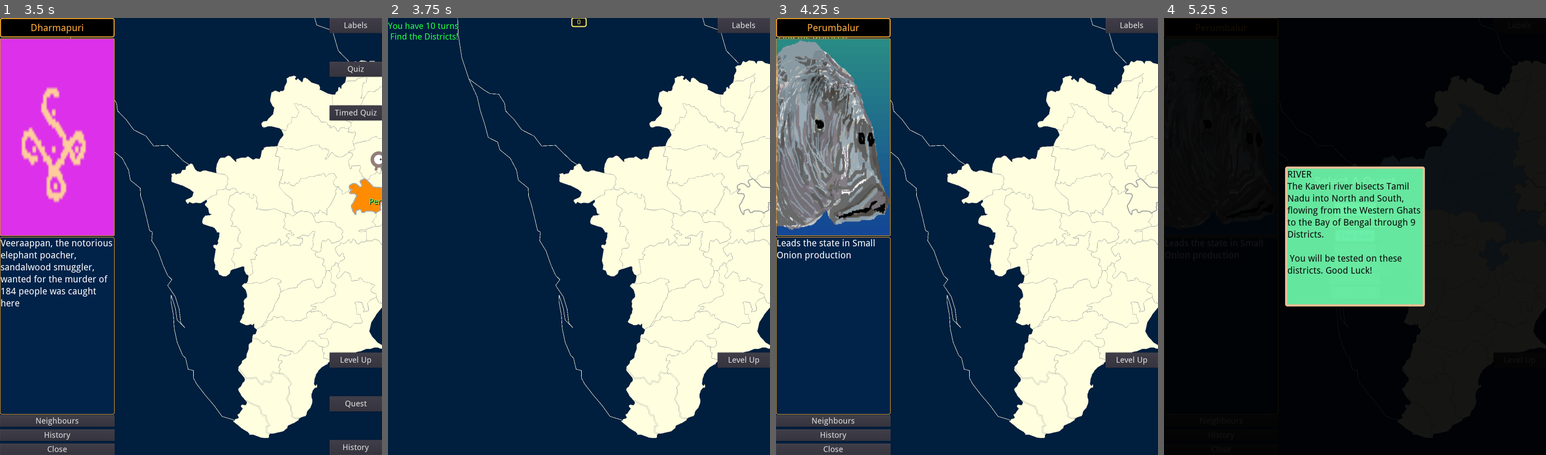
Above: before the commit, frames 1-4 (left to right).
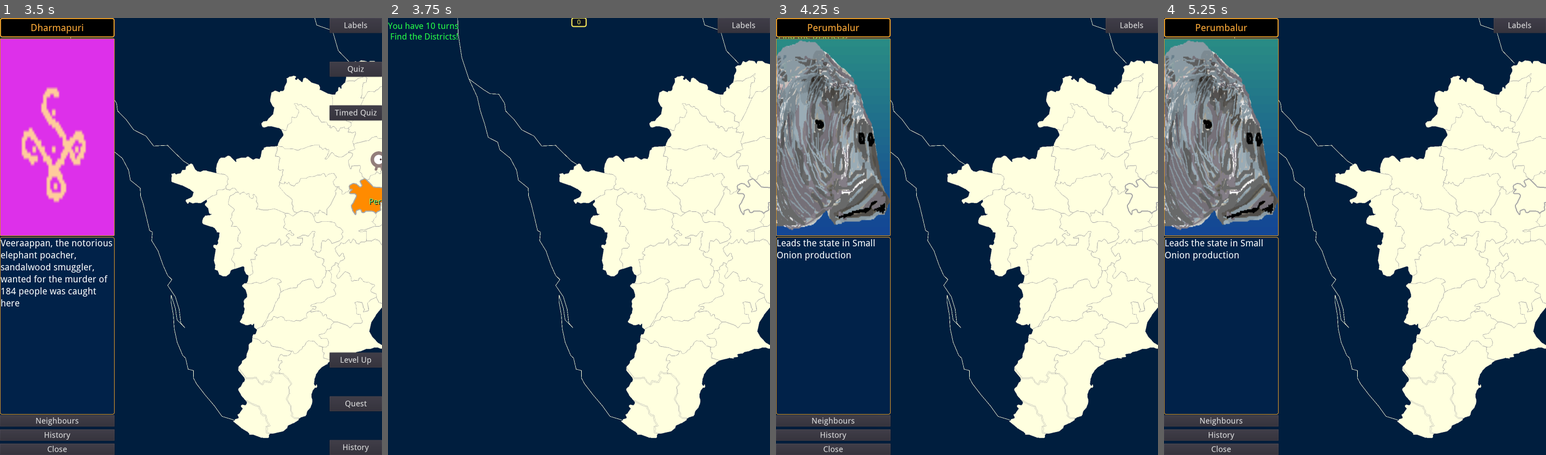
Above: after the commit, the same moments.

Repository: sharun-s/godot-tn
Game: Godot game, scene res://Node2D.tscn
The game is run twice, just before and just after one commit, with the same random seed, the same clock (stepped at 60 frames per second) and the same inputs.
Inputs (mouse positions are in pixels of both pictures, inside the frame that each line leads up to):
- Up to frame 1 (3.5 s): tap Enter at 0.5 s; drag from (370, 188) to (187, 52) at 0.52 s; drag from (202, 188) to (225, 105) at 1.27 s; move the mouse to (366, 149) at 2.02 s; hold Right (ui_right) 2.03-2.75 s; tap Backspace at 2.1 s; click (366, 149) at 2.17 s; drag from (278, 105) to (370, 188) at 2.77 s
- Up to frame 2 (3.75 s): click "Quiz" at 3.5 s
- Up to frame 3 (4.25 s): no input
- Up to frame 4 (5.25 s): click (1519, 358) at 4.25 s, where only the run before the commit has a clickable "Level Up"; click (1355, 210) at 5 s, where only the run before the commit has a clickable "The River"

Frame 1 is identical in both runs. In frame 2, 0.5% of the frame differs, in the area x 86-100%, y 76-80%; in frame 3, 0.5%; in frame 4, 99%, in the area x 0-100%, y 0-100%.

Commit message:
in multiquest mode if quest is done and successful update menu to show its completed Current filler done with a tick icon next to button minor ui bug fixes

Diff:
--- /dev/null
+++ b/Check.svg
@@ -0,0 +1 @@
+<svg height="16" viewBox="0 0 16 16" width="16" xmlns="http://www.w3.org/2000/svg"><path d="m2 1044.4 4 4 8-8" fill="none" stroke="#45ff8b" stroke-linecap="round" stroke-linejoin="round" stroke-width="2" transform="translate(0 -1036.4)"/></svg>
--- a/InfoCenter.gd
+++ b/InfoCenter.gd
@@ -248,7 +248,8 @@
 			emit_signal("off_track",district)
 		if attempts==0 or targets.size()==0:
 			$VBoxContainer2/MarginContainer/clue.hide()
-			emit_signal('quest_over',AttemptsAllowed-attempts, NumberOfTargets - targets.size()) # send clues solved
+			# this updates state in main TN node and in Qmenu Node. Qmenu will change quest buttons state on quest success
+			emit_signal('quest_over',AttemptsAllowed-attempts, NumberOfTargets - targets.size(), targets.size()==0)
 			attempts=AttemptsAllowed
 			targets.clear()
 	else:
--- a/Node2D.tscn
+++ b/Node2D.tscn
@@ -223,6 +223,7 @@
 [connection signal="off_track" from="HUD/Grid" to="." method="_off_track"]
 [connection signal="on_track" from="HUD/Grid" to="." method="_on_Grid_on_track"]
 [connection signal="quest_over" from="HUD/Grid" to="." method="_on_quest_over"]
+[connection signal="quest_over" from="HUD/Grid" to="HUD/QMenu" method="_quest_over"]
 [connection signal="show_neighbours" from="HUD/Grid" to="." method="_on_Grid_show_neighbours"]
 [connection signal="selected" from="HUD/QMenu" to="." method="quest_selected"]
 [connection signal="timeout" from="QuizTimer" to="." method="_on_QuizTimer_timeout"]
--- a/QuestMenu.gd
+++ b/QuestMenu.gd
@@ -1,31 +1,53 @@
 extends PanelContainer
 signal selected
+var chk=preload("res://Check.svg")
 
 func _ready():
 	$MarginContainer/VBoxContainer/River.connect('pressed', self, 'on_quest_select',["river"])
 	$MarginContainer/VBoxContainer/Sea.connect('pressed', self, 'on_quest_select',["sea"])
-	$MarginContainer/VBoxContainer/Mountain.connect('pressed', self, 'on_quest_select',["mountains"])
+	$MarginContainer/VBoxContainer/Mountains.connect('pressed', self, 'on_quest_select',["mountains"])
 	#$MarginContainer/VBoxContainer/Food.connect('pressed', self, 'on_quest_select',["food"])
 	#$MarginContainer/VBoxContainer/People.connect('pressed', self, 'on_quest_select',["people"])
 	#$MarginContainer/VBoxContainer/Culture.connect('pressed', self, 'on_quest_select',["culture"])
 
-var q={river={
+var q={
+	river={
 		text="The Kaveri river bisects Tamil Nadu into North and South, flowing from the Western Ghats to the Bay of Bengal through 9 Districts.",
 		districts=["Dharmapuri", "Salem", "Erode", "Namakkal","Tiruchirapalli",
-		"Thanjavur", "Nagapattinam","Tiruvarur","Mayiladithurai"]},
-		sea={text="The coast line of Tamil Nadu is 1076 km long covering 14 districts with 15 major ports",
+		"Thanjavur", "Nagapattinam","Tiruvarur","Mayiladithurai"],
+		done=false
+		},
+	sea={
+		text="The coast line of Tamil Nadu is 1076 km long covering 14 districts with 15 major ports",
 		districts=["Tiruvallur","Chennai","Chengalpattu","Vilippuram",
 		"Cuddalore","Mayiladithurai","Nagapattinam","Tiruvarur",
-		"Thanjavur","Pudukotai","Ramanathapuram","Thoothukudi","Tirunelveli","Kanyakumari"]},
-		mountains={text="The Western Ghats run along 9 districts on the Kerala Border. While the Eastern Ghats are found in 3 northern districts.",districts=[
+		"Thanjavur","Pudukotai","Ramanathapuram","Thoothukudi","Tirunelveli","Kanyakumari"],
+		done=false
+		},
+	mountains={text="The Western Ghats run along 9 districts on the Kerala Border. While the Eastern Ghats are found in 3 northern districts.",districts=[
 			"Nilgiris", "Coimbatore", "Tiruppur", "Theni",
 		"Erode","Dindigul","Tenkasi","Tirunelveli",
-		"Kanyakumari", "Vellore","Tiruvannamalai","Tirupathur"]},
+		"Kanyakumari", "Vellore","Tiruvannamalai","Tirupathur"],
+		done=false
+		},
+	food={},
+	people={},
+	culture={}
 	}
-
+var current=''
 func on_quest_select(qname):
+	current=qname
 	$PopupPanel/Label.text=str(qname).to_upper()+"\n"+q[qname].text+"\n\n You will be tested on these districts. Good Luck!"
 	$PopupPanel.popup_centered()
 	randomize()
 	q[qname].districts.shuffle()
 	emit_signal('selected',q[qname].districts)
+
+func _quest_over(turnstaken, cluessolved, success):
+	if success:
+		q[current].done=true
+	var btn:Button=$MarginContainer/VBoxContainer.get_node_or_null(current.capitalize())
+	btn.icon=chk
+	btn.disabled=true
+
+	current=''
--- a/QuestMenu.tscn
+++ b/QuestMenu.tscn
@@ -106,14 +106,14 @@
 custom_colors/font_color = Color( 0.0705882, 0.215686, 0.878431, 1 )
 text = "The River"
 
-[node name="Mountain" type="Button" parent="MarginContainer/VBoxContainer"]
+[node name="Mountains" type="Button" parent="MarginContainer/VBoxContainer"]
 margin_left = 488.0
 margin_top = 878.0
 margin_right = 712.0
 margin_bottom = 916.0
 size_flags_horizontal = 4
-custom_styles/pressed = SubResource( 8 )
-custom_styles/normal = SubResource( 9 )
+custom_styles/pressed = SubResource( 5 )
+custom_styles/normal = SubResource( 6 )
 custom_fonts/font = SubResource( 4 )
 custom_colors/font_color = Color( 0, 0, 0, 1 )
 custom_colors/font_color_pressed = Color( 0.631373, 0.52549, 0.203922, 1 )
--- a/TN.gd
+++ b/TN.gd
@@ -555,6 +555,7 @@
 	$HUD/Timed.show()
 	$HUD/Learn.show()
 	$HUD/Quest.show()
+	$HUD/Quest2.show()
 	#$Camera2D.position=get_node('Karur').position
 	#show_compass()
 	$Gopal.show()
@@ -596,6 +597,7 @@
 	attempts=0
 	$Gopal.hide()
 	$HUD/Quiz.hide()
+	$HUD/Quest2.hide()
 	$HUD/Timed.hide()
 	$HUD/Quest.hide()
 	$HUD/Learn.hide()
@@ -913,6 +915,7 @@
 	disableui()
 	$HUD/Grid/VBoxContainer2/MarginContainer/Neighbours.visible=false
 	$HUD/Grid/VBoxContainer2/MarginContainer/history.visible=false
+	$HUD/Grid/VBoxContainer2/MarginContainer/Back.visible=false
 	$HUD/Score.visible=true
 	$HUD/Score.text='Check the InfoBox for Instructions\n'
 	game_in_progress=3
@@ -932,30 +935,36 @@
 #when player node moves into area
 func showinfo(district):
 	if game_in_progress==3:
-		$HUD/Score.visible=true
-		$HUD/Grid.reload(district, neighbours(district), get_history(district), 1)
+		$HUD/Score.visible=false
+		$HUD/Grid.reload(district, '', '', 1)
 	else:
+		# non quest just show info without clue
 		$HUD/Score.visible=false
-		$HUD/Grid.reload(district, neighbours(district), get_history(district), 2) # non quest just show info without clue
-
-func _on_quest_over(turnstaken, cluessolved):
+		$HUD/Grid.reload(district, neighbours(district), get_history(district), 2)
+
+func _on_quest_over(turnstaken, cluessolved, success):
+	print('quest success',success)
 	$HUD/Grid/VBoxContainer2/MarginContainer/Neighbours.visible=true
 	$HUD/Grid/VBoxContainer2/MarginContainer/history.visible=true
+	$HUD/Grid/VBoxContainer2/MarginContainer/Back.visible=true
 	$HUD/Grid.hide()
 	#disappear()
 	$HUD/Score.visible=false
-	timed_msg("[pulse color=#22dd44 height=-15 freq=5]You took "+str(turnstaken)+" turns\nAnd solved "+str(cluessolved)+" clues ![/pulse]",3)
+	timed_msg("[pulse color=#22dd44 height=-15 freq=5]You took "+str(turnstaken)+" turns\nAnd solved "+str(cluessolved)+" clues![/pulse]",3)
 	yield($Timer,"timeout")
-	$HUD/Quest.show()
 	$HUD/Message.bbcode_text=''
+	if multiquest:
+		multiquest=false
 	#quest_in_progress=false
 	game_in_progress=0 # revert back to explore mode
+	#reset score border
 	$HUD/Score["custom_styles/normal"].border_color="feed5f"#selected_color_right
 	$HUD/Score["custom_colors/font_color"]="feed5f"#selected_color_right
 	enableui()
 	game_over()
 
 func _off_track(dx):
+	$HUD/Score.visible=true
 	$HUD/Score.text="Wrong direction!!! Press CLUE for more hints"
 	$HUD/Score["custom_styles/normal"].border_color=Color.red
 	$HUD/Score["custom_colors/font_color"]=Color.red
@@ -979,9 +988,11 @@
 	#$HUD/Score["custom_colors/font_color"]=selected_color_right
 	get_node(d).get_child(0).color=selected_color_right
 
+var multiquest=false
 func subjectQuest():
 	if selected_district!='':
 		deselect()
 		$Label.text=''
 		get_tree().set_group("dlabels","visible",false)
+	multiquest=true
 	$HUD/QMenu.show()
Not shown, added: Check.svg.import
Not shown: 5 places in QuestMenu.tscn that only renumber resources
